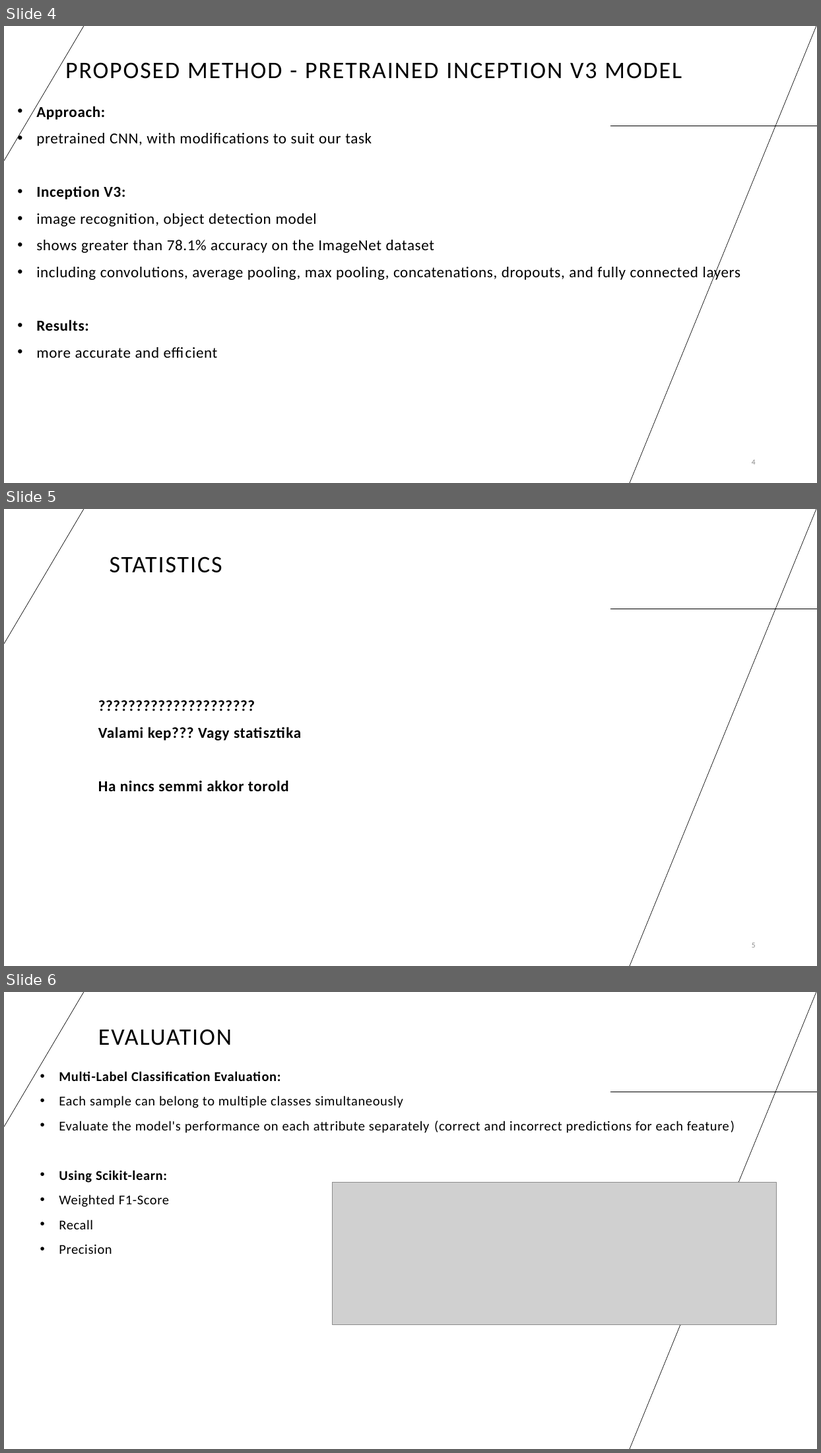
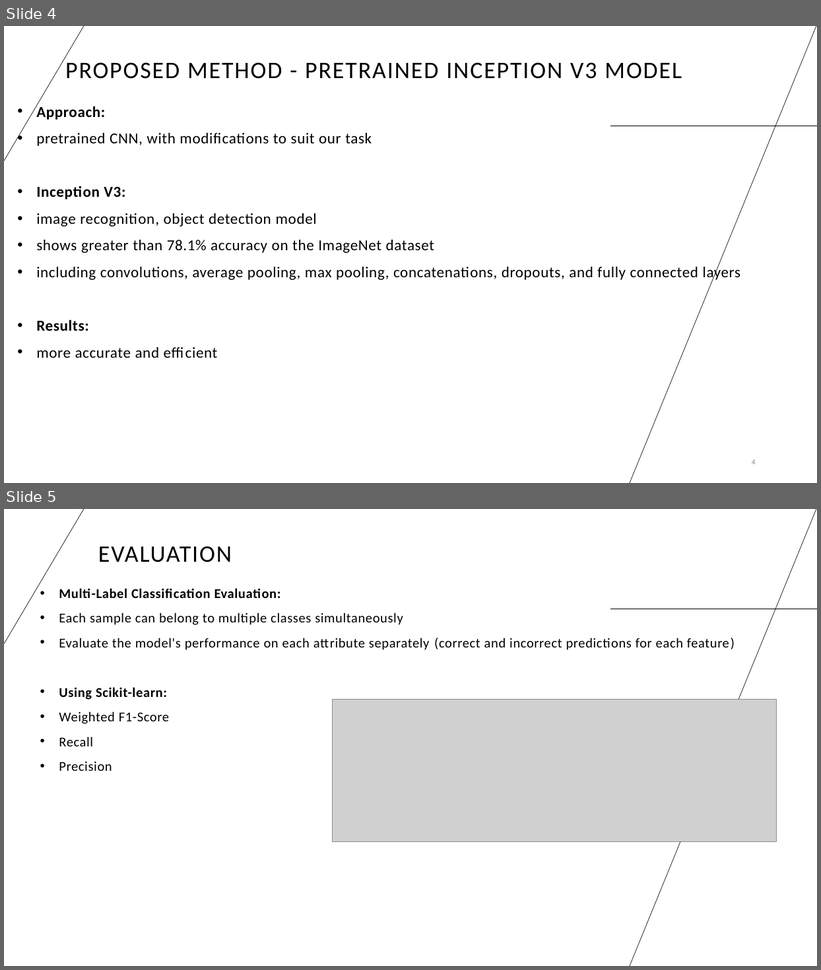
Before and after one commit to 176567/DeepLearningProject, a slide deck: FACIALATTRIBUTES-DL.pptx. Shown one above the other, each under a label of ours: slides 4, 5 and 6 before the commit, slides 4 and 5 after it. The pictures are 821x1453 and 821x970 pixels, drawn with LibreOffice and Linux fonts; fonts in the diff are those of the drawing; grey boxes stand for pictures. Boxes give left, top, right and bottom in pixels: in the first picture for what was removed or moved away, otherwise in the second. Text is boxed around its words. In the diff, an @@ line names an element or a change of style, - is before the commit and + after.

```diff
--- a/FACIALATTRIBUTES-DL.pptx
+++ b/FACIALATTRIBUTES-DL.pptx
@@ slide 5 removed at <box>4,509,817,966</box>, background #FFFFFF; not listed: 3 template elements that a slide beside it also shows @@
@@ title removed at <box>110,557,222,573</box> @@
-STATISTICS
@@ text removed at <box>98,727,301,791</box> @@
-?????????????????????
-Valami kep??? Vagy statisztika
-Ha nincs semmi akkor torold
@@ page number removed at <box>752,943,756,948</box> @@
-5
@@ what was slide 6 is now slide 5 @@
```
Also in this commit, not shown: 2 slides changed.
